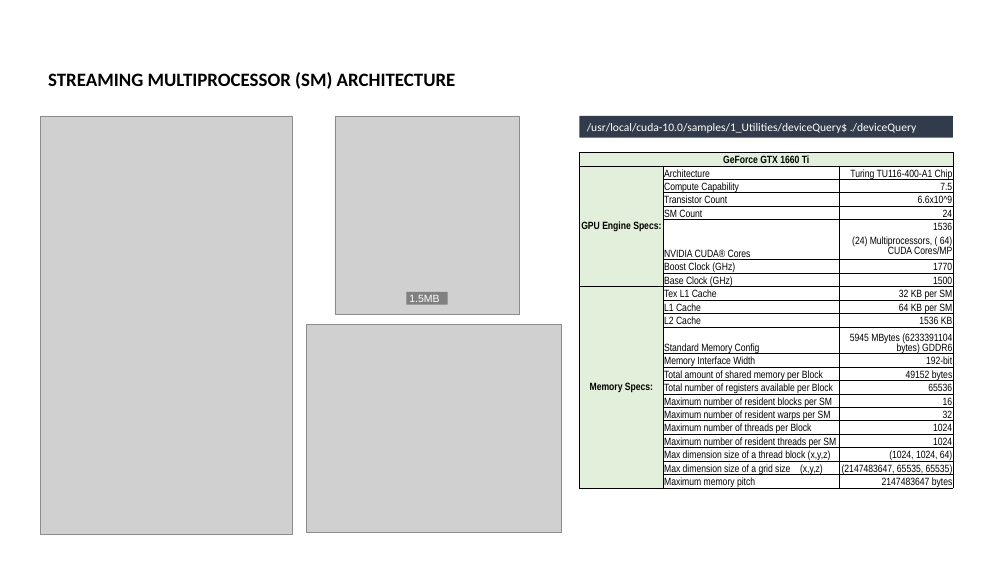
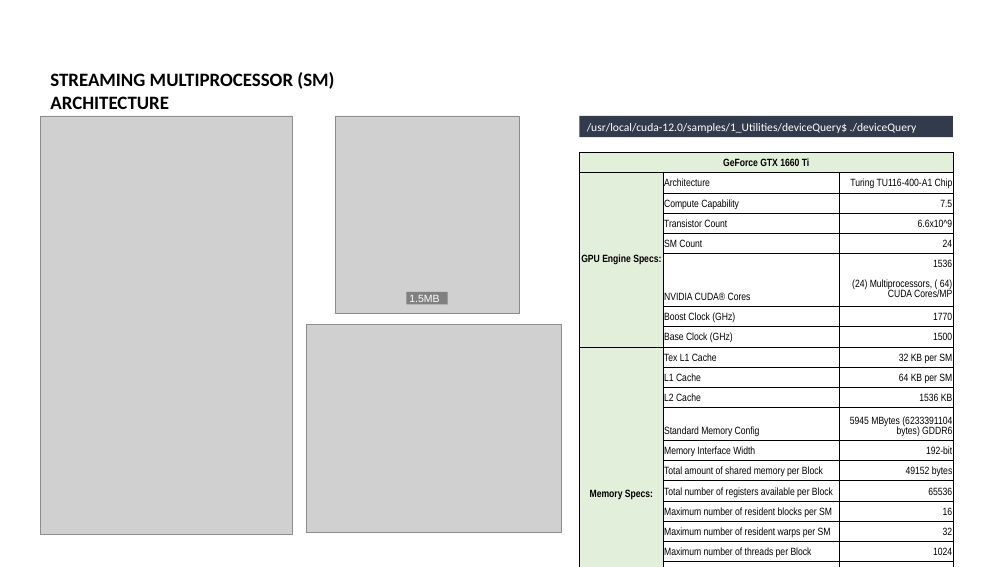
Before and after one commit to Pinto1088/AAD_2022, a slide deck: slide 1 of Assignment2/Apresentação1.pptx. Drawn at 1008x567 pixels with LibreOffice and Linux fonts; fonts in the diff are those of the drawing; grey boxes stand for pictures. Boxes give left, top, right and bottom in pixels: in the first picture for what was removed or moved away, otherwise in the second. Text is boxed around its words. In the diff, an @@ line names an element or a change of style, - is before the commit and + after.

```diff
--- a/Assignment2/Apresentação1.pptx
+++ b/Assignment2/Apresentação1.pptx
@@ text "STREAMING MULTIPROCESSOR (SM) ARCHITECTURE" rewrapped from (x1=48, y1=72, x2=456, y2=89) to (x1=50, y1=72, x2=334, y2=109) @@
@@ text in rectangle at (x1=587, y1=123, x2=917, y2=133): text changed @@
-/usr/local/cuda-10.0/samples/1_Utilities/deviceQuery$ ./deviceQuery
+/usr/local/cuda-12.0/samples/1_Utilities/deviceQuery$ ./deviceQuery
@@ table at (x1=579, y1=152, x2=954, y2=561) @@
@@ borders changed @@
```
Also in this commit, not shown: 2 other slides changed, 3 other files.
